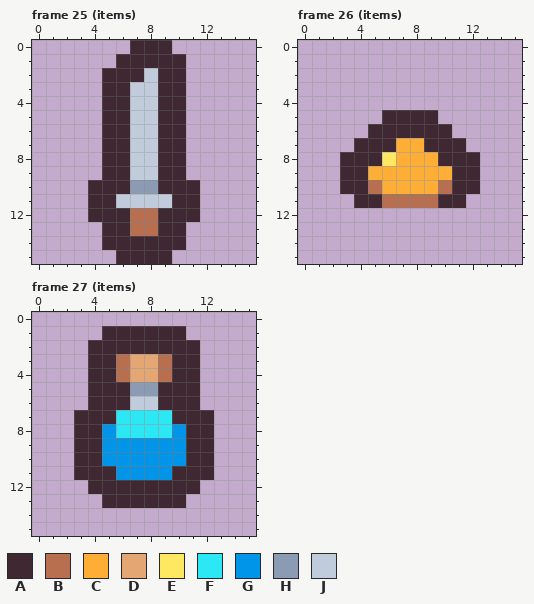
Two states of a pixel-art file, assets/creatures_and_items.aseprite. The picture above is the old version.
16x16 pixels, 27 frames. Colours within 5 levels of each other are drawn and written as one. Shown: frame 25 (items), frame 26 (items), frame 27 (items). The commit also changed other frames, which this record leaves out.
Palette (. is transparent): A #3f2832  B #b86f50  C #feae34  D #e4a672  E #fee761  F #2ce8f5  G #0095e9  H #8b9bb4  J #c0cbdc
Pixels before, frame 25 (items), first column x 4:
 0 ...AAA..
 1 ..AAAAA.
 2 .AAAJAA.
 3 .AAJJAA.
 4 .AAJJAA.
 5 .AAJJAA.
 6 .AAJJAA.
 7 .AAJJAA.
 8 .AAJJAA.
 9 .AAJJAA.
10 AAAHHAAA
11 AAJJJJAA
12 AAABBAAA
13 .AABBAA.
14 .AAAAAA.
15 ..AAAA..
Pixels before, frame 26 (items), first column x 3:
 5 ...AAAA...
 6 ..AAAAAA..
 7 .AAACCAAA.
 8 AAAECCCAAA
 9 AACCCCCCAA
10 AABCCCCBAA
11 .AABBBBAA.
Pixels before, frame 27 (items), first column x 3:
 1 ..AAAAAA..
 2 .AAAAAAAA.
 3 .AABDDBAA.
 4 .AABDDBAA.
 5 .AAAHHAAA.
 6 .AAAJJAAA.
 7 AAAFFFFAAA
 8 AAGFFFFGAA
 9 AAGGGGGGAA
10 AAGGGGGGAA
11 AAAGGGGAAA
12 .AAAAAAAA.
13 ..AAAAAA..
After the commit:
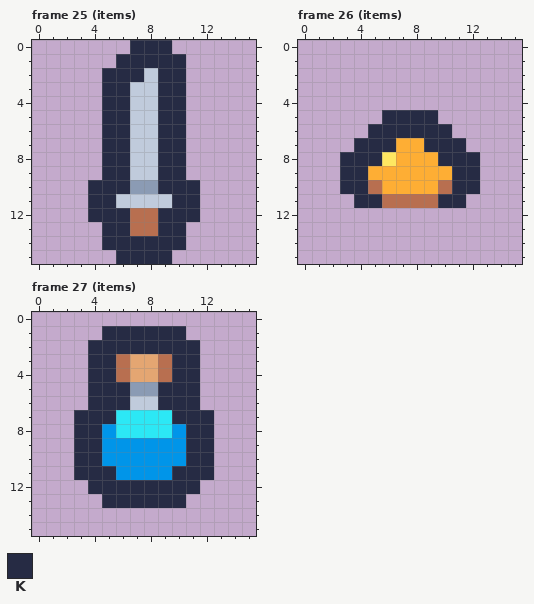
Colours new in this view: K #262b44
The exact change:
Changed rows in their new state; - is an unchanged pixel.
Frame 25 (items):
first column x 4:
 0 ---KKK--
 1 --KKKKK-
 2 -KKK-KK-
 3 -KK--KK-
 4 -KK--KK-
 5 -KK--KK-
 6 -KK--KK-
 7 -KK--KK-
 8 -KK--KK-
 9 -KK--KK-
10 KKK--KKK
11 KK----KK
12 KKK--KKK
13 -KK--KK-
14 -KKKKKK-
15 --KKKK--
Frame 26 (items):
first column x 3:
 5 ---KKKK---
 6 --KKKKKK--
 7 -KKK--KKK-
 8 KKK----KKK
 9 KK------KK
10 KK------KK
11 -KK----KK-
Frame 27 (items):
first column x 3:
 1 --KKKKKK--
 2 -KKKKKKKK-
 3 -KK----KK-
 4 -KK----KK-
 5 -KKK--KKK-
 6 -KKK--KKK-
 7 KKK----KKK
 8 KK------KK
 9 KK------KK
10 KK------KK
11 KKK----KKK
12 -KKKKKKKK-
13 --KKKKKK--
Where, in picture pixels (left, top, right, bottom), the same in both pictures:
changed: (88, 40, 200, 264)
changed: (340, 110, 480, 208)
changed: (74, 326, 214, 508)
